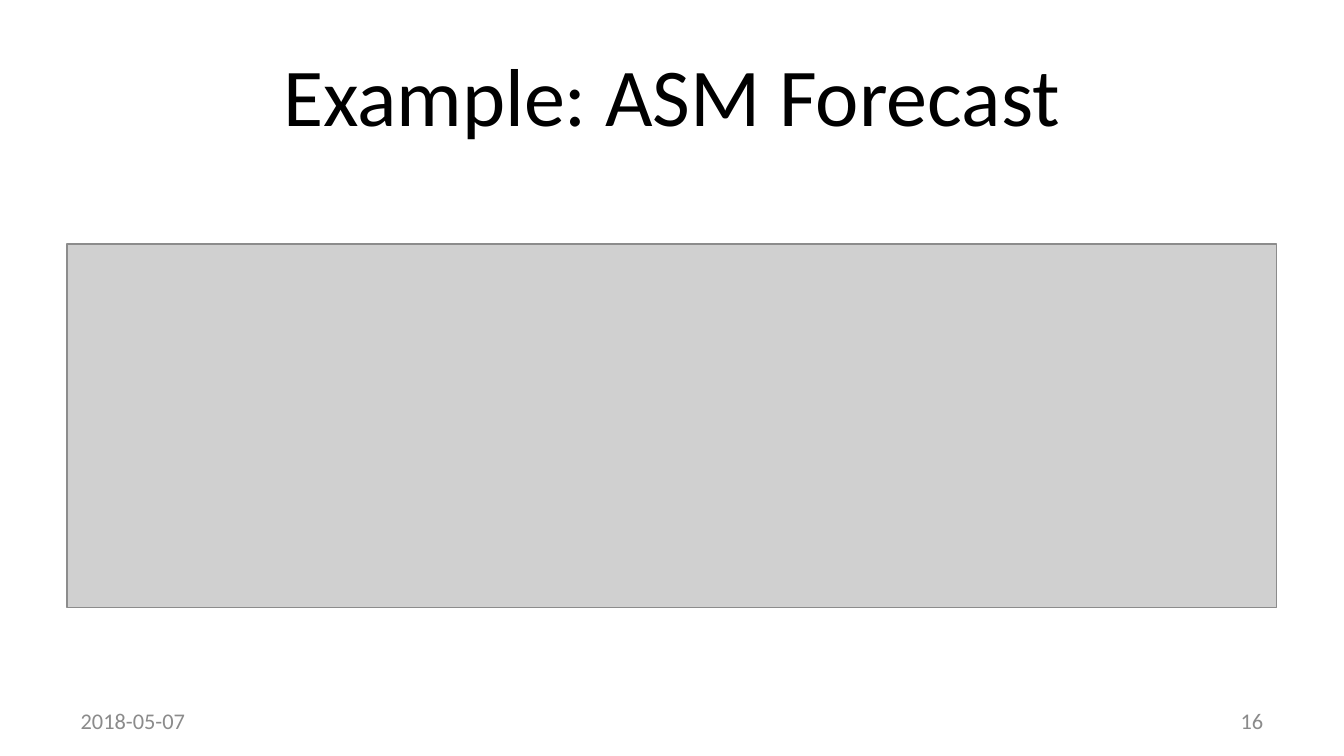
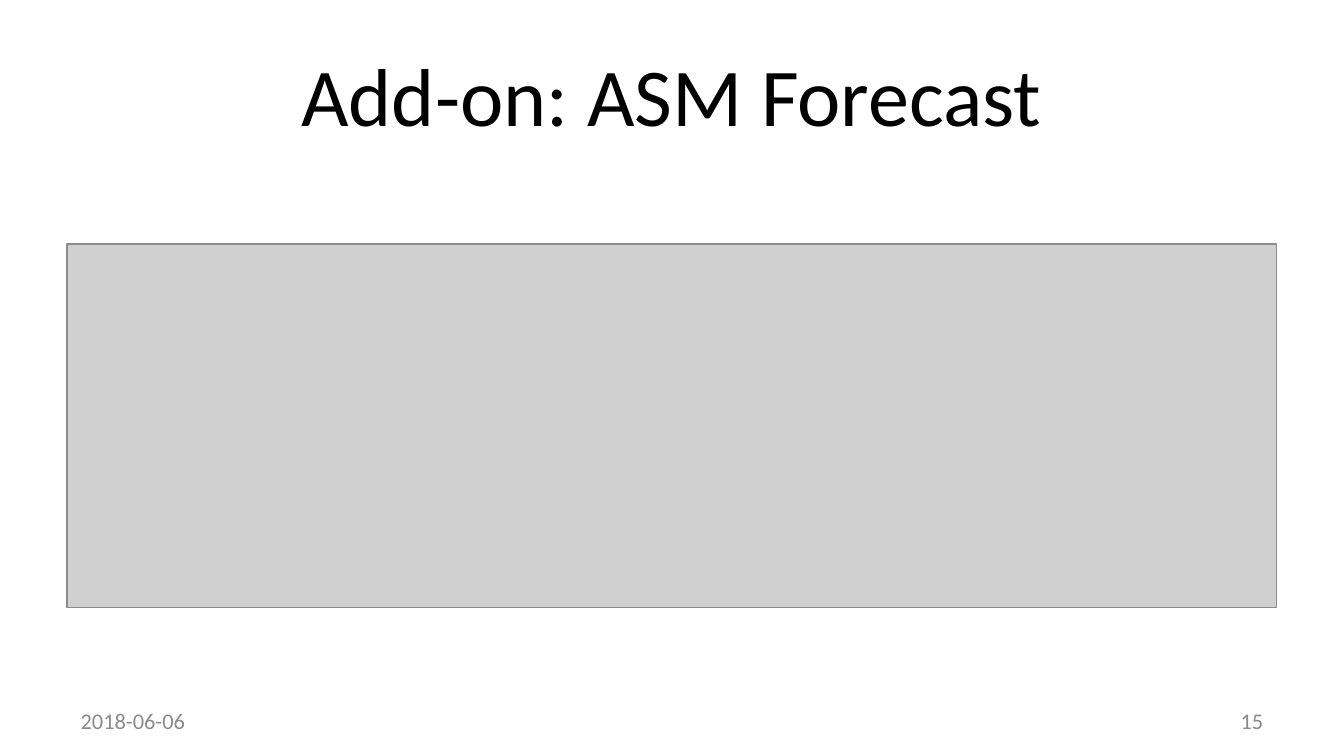
Before and after one commit to method5/method5.github.io, a slide deck: slide 15 of presentations/Method5.pptx (slide 16 before the commit). Drawn at 1344x756 pixels with LibreOffice and Linux fonts; fonts in the diff are those of the drawing; grey boxes stand for pictures; background and template pictures are left out. Boxes give left, top, right and bottom in pixels: in the first picture for what was removed or moved away, otherwise in the second. Text is boxed around its words. In the diff, an @@ line names an element or a change of style, - is before the commit and + after.

```diff
--- a/presentations/Method5.pptx
+++ b/presentations/Method5.pptx
@@ title at (301, 69, 1041, 127): text changed @@
-Example: ASM Forecast
+Add-on: ASM Forecast
@@ text at (81, 714, 185, 729): text changed @@
-2018-05-07
+2018-06-06
@@ page number at (1241, 714, 1264, 729): text changed @@
-16
+15
```
Also in this commit, not shown: 23 other slides changed, 1 slide added, 1 slide removed.
